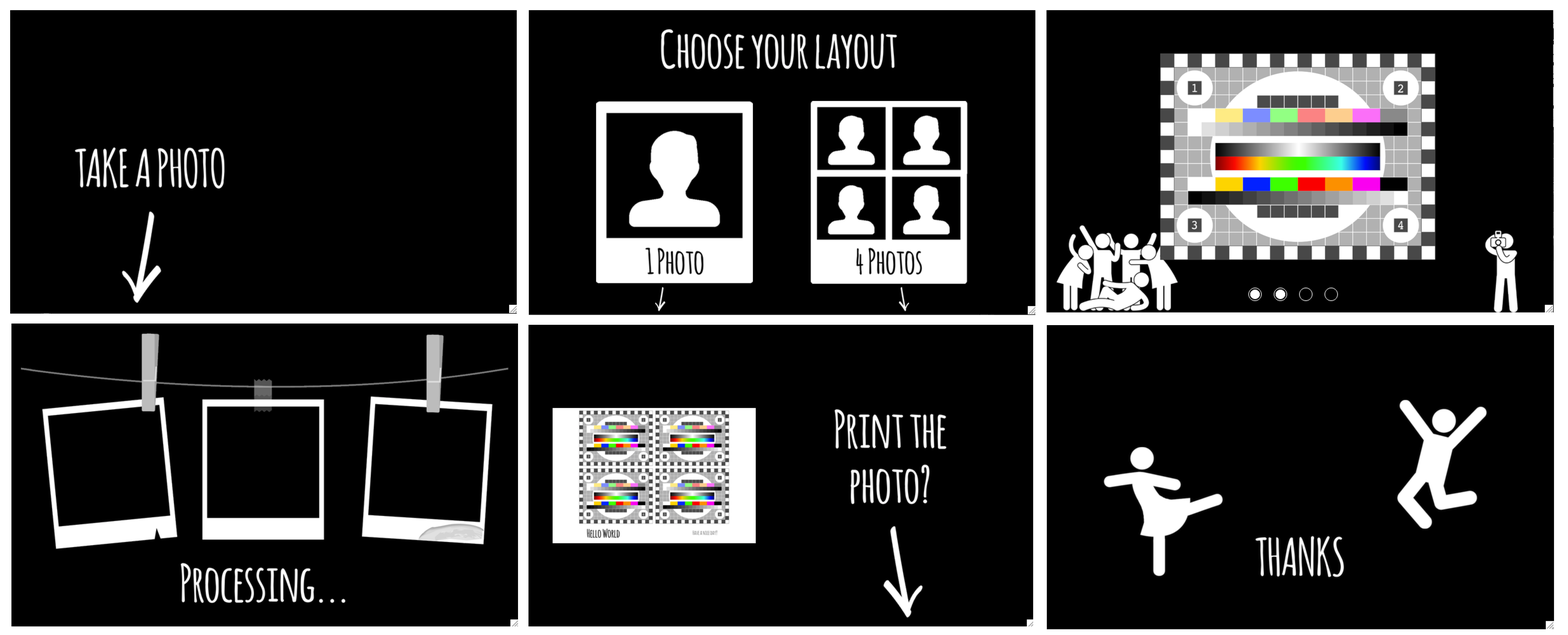
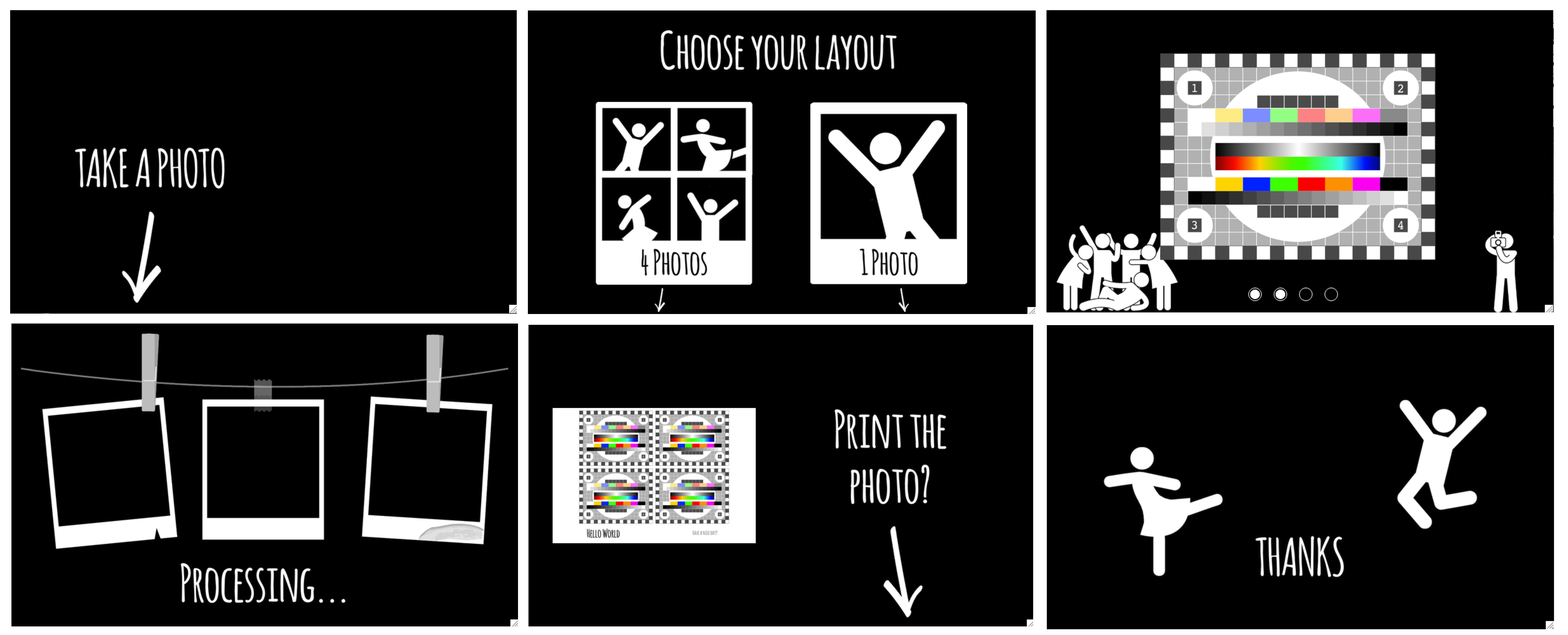
The second 1568 × 635 image is a revision of the first. Changes to its layers:
renamed "Capture d’écran 2019-07-21 à 23.07.51.png" to "Capture d’écran 2019-08-11 à 10.30.15.png", moved it above "Capture d’écran 2019-07-21 à 23.11.26.png", painted on it over [527, 10, 1036, 315]
